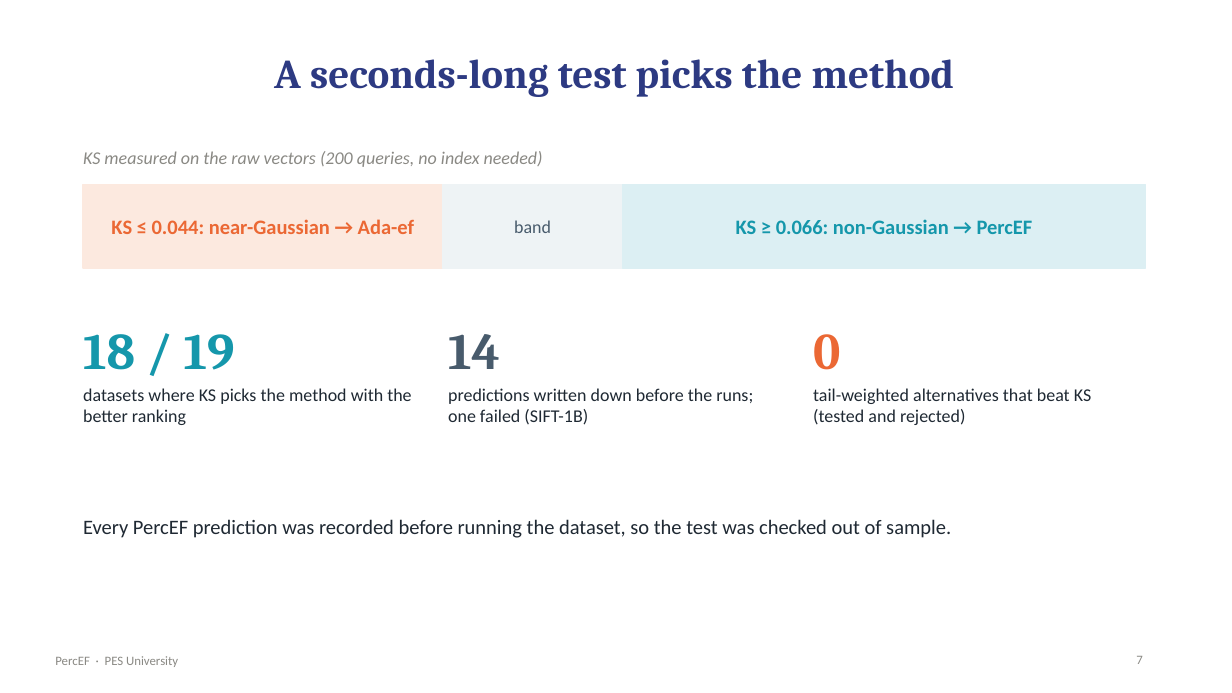
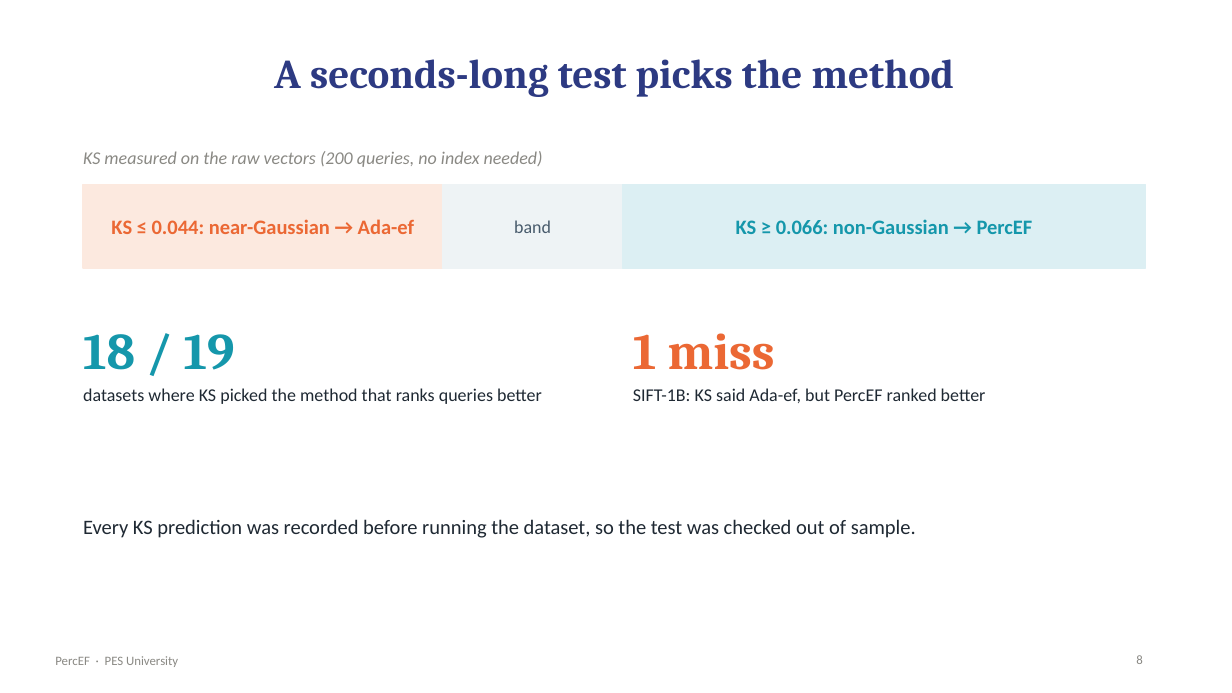
Before and after one commit to pranavshenvi/hybridAdaptiveEF, a slide deck: slide 8 of presentation/PercEF_review.pptx (slide 7 before the commit). Drawn at 1232x693 pixels with LibreOffice and Linux fonts; fonts in the diff are those of the drawing. Boxes give left, top, right and bottom in pixels: in the first picture for what was removed or moved away, otherwise in the second. Text is boxed around its words. In the diff, an @@ line names an element or a change of style, - is before the commit and + after.

```diff
--- a/presentation/PercEF_review.pptx
+++ b/presentation/PercEF_review.pptx
@@ text at (633, 333, 775, 370): text changed; text colour #485B6C to #EB6834 @@
-14
+1 miss
@@ text removed at (813, 334, 840, 370) @@
-0
@@ text at (83, 388, 542, 404): text changed @@
-datasets where KS picks the method with the better ranking
+datasets where KS picked the method that ranks queries better
@@ text at (633, 388, 986, 403): text changed @@
-predictions written down before the runs; one failed (SIFT-1B)
+SIFT-1B: KS said Ada-ef, but PercEF ranked better
@@ text removed at (813, 388, 1091, 425) @@
-tail-weighted alternatives that beat KS (tested and rejected)
@@ text at (83, 519, 916, 538): text changed @@
-Every PercEF prediction was recorded before running the dataset, so the test was checked out of sample.
+Every KS prediction was recorded before running the dataset, so the test was checked out of sample.
@@ page number at (1136, 655, 1142, 664): text changed @@
-7
+8
```
Also in this commit, not shown: 6 other slides changed, 1 slide added, 4 other files.
